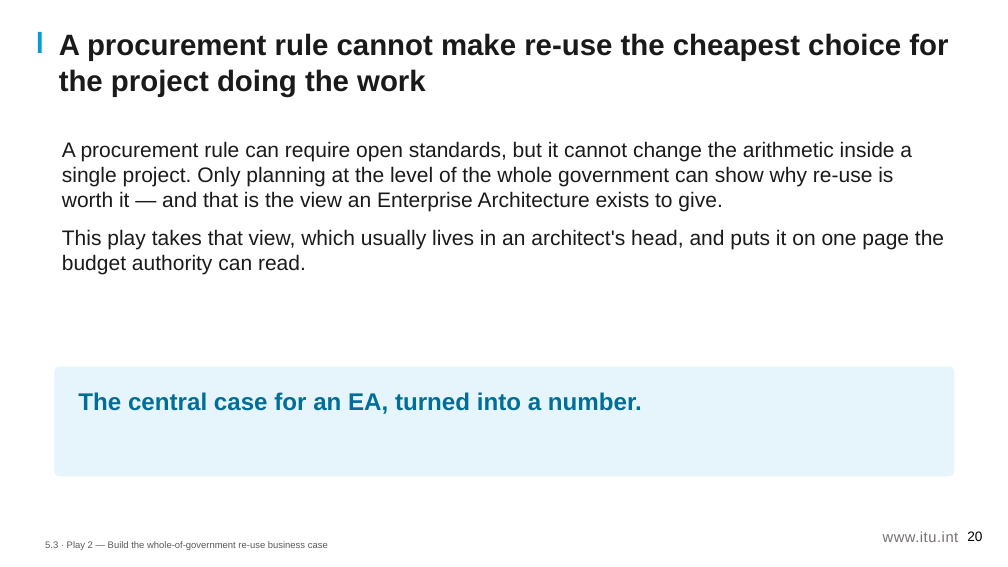
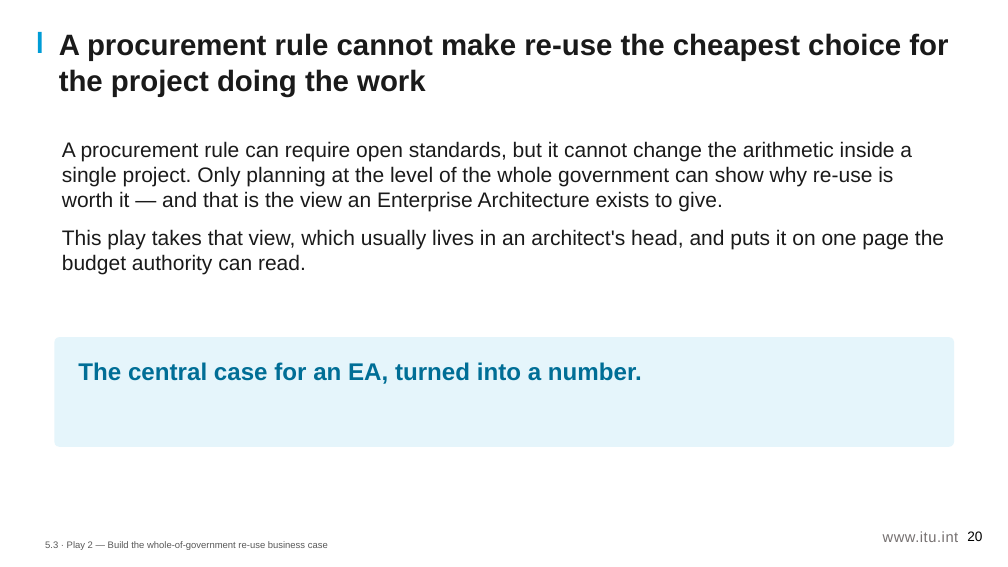
Before and after one commit to aarelaponin/geatdm-framework, a slide deck: slide 20 of 10-Knowledge-Products/KP1-GEA/videos/module_5/en/decks/KP1_M5_Deck_v0.1.pptx. Drawn at 1008x567 pixels with LibreOffice and Linux fonts; fonts in the diff are those of the drawing. Boxes give left, top, right and bottom in pixels: in the first picture for what was removed or moved away, otherwise in the second. Text is boxed around its words. In the diff, an @@ line names an element or a change of style, - is before the commit and + after.

```diff
--- a/10-Knowledge-Products/KP1-GEA/videos/module_5/en/decks/KP1_M5_Deck_v0.1.pptx
+++ b/10-Knowledge-Products/KP1-GEA/videos/module_5/en/decks/KP1_M5_Deck_v0.1.pptx
@@ rounded rectangle: place and size @@
-rounded rectangle at box(54, 367, 954, 476)
+rounded rectangle at box(54, 337, 954, 447)
@@ text "The central case for an ...": place and size @@
-text "The central case for an ..." at box(78, 392, 642, 414)
+text "The central case for an ..." at box(78, 362, 642, 384)
```
Also in this commit, not shown: 19 other slides changed, 45 other files.
